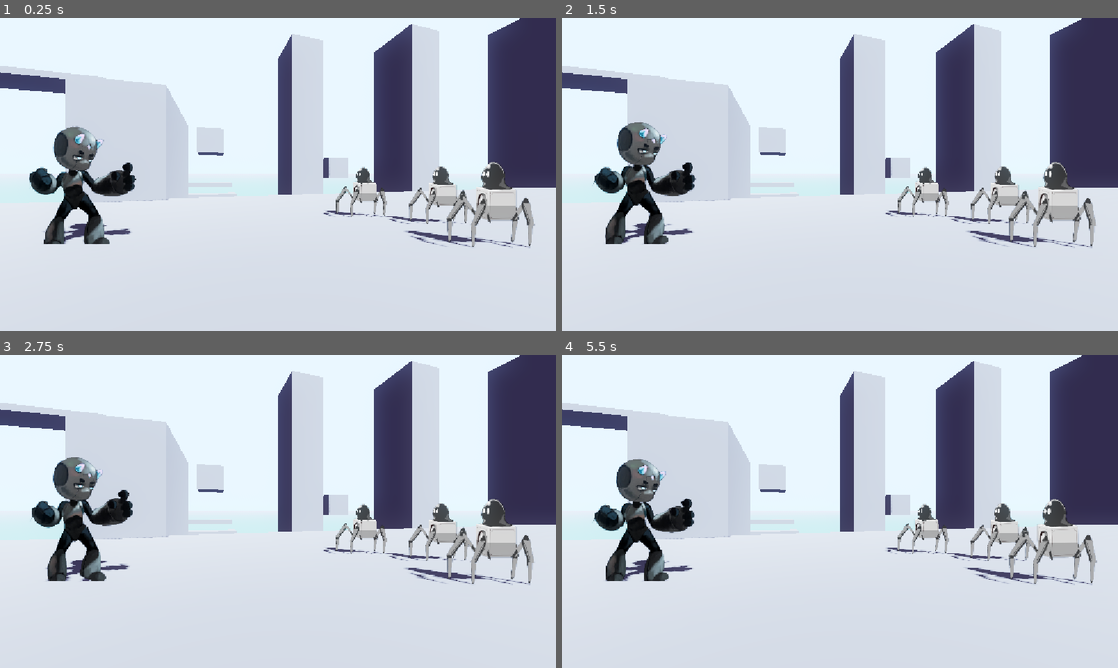
Above: before the commit, frames 1-4 (two rows, left to right).
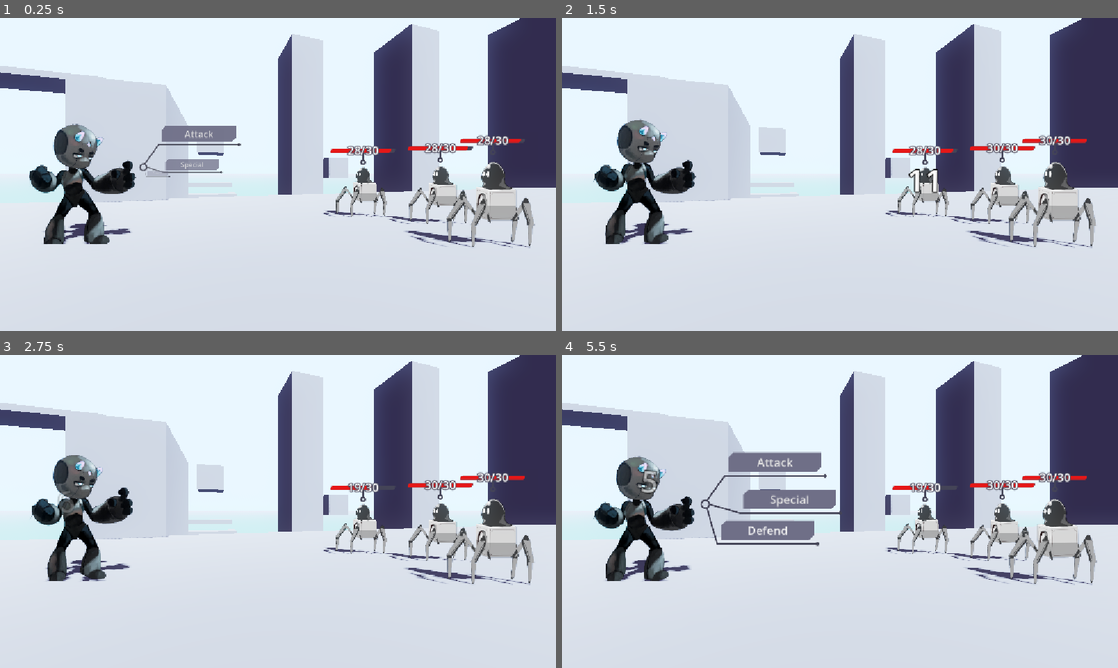
Above: after the commit, the same moments.

Repository: ProgrammerOnCoffee/operation-daemon
Game: Godot game, scene res://scenes/Test/node_2d.tscn
Two runs of this game, one before a commit and one after it. Both use one fixed random seed, a clock stepped at 60 frames per second and the inputs below. This scene is started directly instead of the project's main scene.
Inputs (mouse positions are in pixels of both pictures, inside the frame that each line leads up to):
- Up to frame 1 (0.25 s): no input
- Up to frame 2 (1.5 s): click (773, 124) at 0.5 s, where only the run after the commit has a clickable "Attack"; click (706, 168) at 1.25 s, where only the run after the commit has a clickable "Special"
- Up to frame 3 (2.75 s): tap Enter at 2 s; move the mouse to (400, 495) at 2.02 s; hold Right (ui_right) from 2.03 s (still down); click (400, 495) at 2.17 s
- Up to frame 4 (5.5 s): move the mouse to (728, 527) at 2.77 s; release Right (ui_right) at 2.78 s; hold Down (ui_down) 2.78-3.53 s; click (728, 527) at 2.92 s; move the mouse to (895, 442) at 3.52 s; hold Right (ui_right) 3.53-4.28 s; click (895, 442) at 3.67 s; move the mouse to (812, 574) at 4.27 s; hold Up (ui_up) 4.28-5 s; click (812, 574) at 4.42 s; click (767, 530) at 5 s, where only the run after the commit has a clickable "Defend"

The runs differ from the first frame. In frame 1, 3.3% of the frame differs, in the area x 5-94%, y 33-73%; in frame 2, 2.2%; in frame 3, 2.0%; in frame 4, 5.6%, in the area x 5-95%, y 30-73%.

Commit message:
Implement basic combat loop in 3d

Diff:
--- a/resources/game_theme.tres
+++ b/resources/game_theme.tres
@@ -1,7 +1,7 @@
 [gd_resource type="Theme" format=3 uid="uid://bftgnmhry3n7y"]
 
 [sub_resource type="StyleBoxFlat" id="StyleBoxFlat_ocbwa"]
-bg_color = Color(0.1, 0.1, 0.1, 1)
+bg_color = Color(0.26666668, 0.26666668, 0.34117648, 1)
 corner_radius_top_left = 6
 corner_radius_top_right = 1
 corner_radius_bottom_right = 6
@@ -23,6 +23,6 @@
 HealthBar/styles/background = SubResource("StyleBoxFlat_ocbwa")
 HealthBar/styles/fill = SubResource("StyleBoxFlat_ntlge")
 HealthLabel/base_type = &"Label"
-HealthLabel/colors/font_outline_color = Color(0.75, 0.07500002, 0.07500002, 1)
-HealthLabel/constants/outline_size = 4
+HealthLabel/colors/font_outline_color = Color(0.26666668, 0.26666668, 0.34117648, 1)
+HealthLabel/constants/outline_size = 8
 HealthLabel/font_sizes/font_size = 24
--- a/scenes/Test/Test_room.tscn
+++ b/scenes/Test/Test_room.tscn
@@ -1,8 +1,12 @@
 [gd_scene format=3 uid="uid://cwoivmv6qt0ax"]
 
 [ext_resource type="Script" uid="uid://conon11okuvcy" path="res://scripts/entity_3d.gd" id="1_tyyuc"]
+[ext_resource type="Script" uid="uid://rnsxwyparcb0" path="res://scripts/combat_handler.gd" id="1_wh42t"]
 [ext_resource type="PackedScene" uid="uid://bvgllgo3272t8" path="res://scenes/entities/player.tscn" id="2_wh42t"]
+[ext_resource type="Script" uid="uid://b0afr6lawd4cx" path="res://scripts/command_wheel.gd" id="3_7qh11"]
+[ext_resource type="Script" uid="uid://cr0wckmf4e5m8" path="res://scripts/damage_label.gd" id="3_t5lw4"]
 [ext_resource type="PackedScene" uid="uid://chww5uygi35ie" path="res://scenes/entities/slime_spider_bot.tscn" id="4_y836a"]
+[ext_resource type="Theme" uid="uid://bftgnmhry3n7y" path="res://resources/game_theme.tres" id="5_wjxyj"]
 
 [sub_resource type="ProceduralSkyMaterial" id="ProceduralSkyMaterial_domrg"]
 sky_top_color = Color(0.44382617, 0.6358568, 0.8604274, 1)
@@ -224,6 +228,52 @@
 transform = Transform3D(26.795294, 0, 0, 0, 0.73825824, 0, 0, 0, 5.5588636, -27.742786, 13.202923, -28.309715)
 mesh = SubResource("BoxMesh_tyyuc")
 
+[node name="CombatHandler" type="Node" parent="." unique_id=1550985276 node_paths=PackedStringArray("player", "enemies")]
+script = ExtResource("1_wh42t")
+player = NodePath("../Player/SubViewport/Player")
+enemies = [NodePath("../Spider/SubViewport/SlimeSpiderBot"), NodePath("../Spider2/SubViewport/SlimeSpiderBot"), NodePath("../Spider3/SubViewport/SlimeSpiderBot")]
+metadata/_custom_type_script = "uid://rnsxwyparcb0"
+
+[node name="CommandWheel" type="Control" parent="CombatHandler" unique_id=430142838 node_paths=PackedStringArray("player_3d")]
+visible = false
+layout_mode = 3
+anchors_preset = 0
+theme = ExtResource("5_wjxyj")
+script = ExtResource("3_7qh11")
+player_3d = NodePath("../../Player")
+
+[node name="Attack" type="Button" parent="CombatHandler/CommandWheel" unique_id=1946571118]
+custom_minimum_size = Vector2(192, 0)
+layout_mode = 0
+offset_right = 192.0
+offset_bottom = 40.0
+text = "Attack"
+
+[node name="Special" type="Button" parent="CombatHandler/CommandWheel" unique_id=1500932356]
+custom_minimum_size = Vector2(192, 0)
+layout_mode = 0
+offset_right = 192.0
+offset_bottom = 40.0
+text = "Special"
+
+[node name="Defend" type="Button" parent="CombatHandler/CommandWheel" unique_id=78613426]
+custom_minimum_size = Vector2(192, 0)
+layout_mode = 0
+offset_right = 192.0
+offset_bottom = 39.999985
+text = "Defend"
+
+[node name="DamageLabel" type="Label" parent="CombatHandler" unique_id=797703075]
+visible = false
+anchors_preset = -1
+grow_horizontal = 2
+grow_vertical = 2
+pivot_offset_ratio = Vector2(0.5, 0.5)
+theme = ExtResource("5_wjxyj")
+theme_type_variation = &"DamageLabel"
+text = "0"
+script = ExtResource("3_t5lw4")
+
 [node name="Player" type="Sprite3D" parent="." unique_id=882970403 node_paths=PackedStringArray("entity", "vp")]
 transform = Transform3D(1, 0, 0, 0, 1, 0, 0, 0, 1, -3.5, 1.425, 0.875)
 billboard = 2
@@ -238,10 +288,10 @@
 disable_3d = true
 transparent_bg = true
 gui_snap_controls_to_pixels = false
-size = Vector2i(256, 288)
+size = Vector2i(272, 296)
 
 [node name="Player" parent="Player/SubViewport" unique_id=1022515043 instance=ExtResource("2_wh42t")]
-position = Vector2(128, 256)
+position = Vector2(136, 256)
 
 [node name="Player_Skeleton" parent="Player/SubViewport/Player/Player Character/PlayerBonesetup/Bones" parent_id_path=PackedInt32Array(1022515043, 748111500, 1331271054, 2134600667) index="0" unique_id=272863499]
 modification_stack = SubResource("SkeletonModificationStack2D_0efr3")
@@ -336,10 +386,10 @@
 [node name="SubViewport" type="SubViewport" parent="Spider" unique_id=377793298]
 transparent_bg = true
 gui_snap_controls_to_pixels = false
-size = Vector2i(256, 208)
+size = Vector2i(192, 208)
 
 [node name="SlimeSpiderBot" parent="Spider/SubViewport" unique_id=198898790 instance=ExtResource("4_y836a")]
-position = Vector2(128, 176)
+position = Vector2(96, 176)
 
 [node name="Body" parent="Spider/SubViewport/SlimeSpiderBot/Slime Spider Bot/Enemy Bones/Bones/Skeleton2D" parent_id_path=PackedInt32Array(198898790, 1915969548, 986798588, 636062987) index="0" unique_id=910904063]
 rotation = -0.0016055432
@@ -431,10 +481,10 @@
 [node name="SubViewport" type="SubViewport" parent="Spider2" unique_id=1829644665]
 transparent_bg = true
 gui_snap_controls_to_pixels = false
-size = Vector2i(256, 208)
+size = Vector2i(192, 208)
 
 [node name="SlimeSpiderBot" parent="Spider2/SubViewport" unique_id=893354821 instance=ExtResource("4_y836a")]
-position = Vector2(128, 176)
+position = Vector2(96, 176)
 
 [node name="Body" parent="Spider2/SubViewport/SlimeSpiderBot/Slime Spider Bot/Enemy Bones/Bones/Skeleton2D" parent_id_path=PackedInt32Array(893354821, 1915969548, 986798588, 636062987) index="0" unique_id=910904063]
 rotation = -0.0016055432
@@ -526,10 +576,10 @@
 [node name="SubViewport" type="SubViewport" parent="Spider3" unique_id=745752037]
 transparent_bg = true
 gui_snap_controls_to_pixels = false
-size = Vector2i(256, 208)
+size = Vector2i(192, 208)
 
 [node name="SlimeSpiderBot" parent="Spider3/SubViewport" unique_id=2096279511 instance=ExtResource("4_y836a")]
-position = Vector2(128, 176)
+position = Vector2(96, 176)
 
 [node name="Body" parent="Spider3/SubViewport/SlimeSpiderBot/Slime Spider Bot/Enemy Bones/Bones/Skeleton2D" parent_id_path=PackedInt32Array(2096279511, 1915969548, 986798588, 636062987) index="0" unique_id=910904063]
 rotation = -0.0016055432
--- a/scenes/combat_demo.tscn
+++ b/scenes/combat_demo.tscn
@@ -4,7 +4,7 @@
 [ext_resource type="PackedScene" uid="uid://dqtmxptrfthr1" path="res://scenes/entities/enemy.tscn" id="3_soymf"]
 [ext_resource type="PackedScene" uid="uid://bvgllgo3272t8" path="res://scenes/entities/player.tscn" id="4_a5t83"]
 
-[node name="Fight" type="Node2D" unique_id=1096581988 node_paths=PackedStringArray("player", "enemies")]
+[node name="Fight" type="Node" unique_id=723345196 node_paths=PackedStringArray("player", "enemies")]
 script = ExtResource("1_viauy")
 player = NodePath("Player")
 enemies = [NodePath("Enemy")]
--- a/scenes/entities/entity.tscn
+++ b/scenes/entities/entity.tscn
@@ -1,8 +1,6 @@
 [gd_scene format=3 uid="uid://ca33qndo4tfav"]
 
 [ext_resource type="Script" uid="uid://5um7qwk6twtb" path="res://scripts/entity.gd" id="1_gr72c"]
-[ext_resource type="Theme" uid="uid://bftgnmhry3n7y" path="res://resources/game_theme.tres" id="2_gr72c"]
-[ext_resource type="Script" uid="uid://cr0wckmf4e5m8" path="res://scripts/damage_label.gd" id="3_m0cyi"]
 
 [sub_resource type="RectangleShape2D" id="RectangleShape2D_m0cyi"]
 size = Vector2(256, 256)
@@ -15,51 +13,3 @@
 [node name="CollisionShape2D" type="CollisionShape2D" parent="." unique_id=1326445450]
 position = Vector2(0, -128)
 shape = SubResource("RectangleShape2D_m0cyi")
-
-[node name="ColorRect" type="ColorRect" parent="." unique_id=1287979670]
-custom_minimum_size = Vector2(128, 192)
-anchors_preset = -1
-offset_bottom = -8.0
-grow_horizontal = 2
-grow_vertical = 0
-color = Color(0.1032, 0.6455734, 0.86, 1)
-
-[node name="UI" type="Control" parent="." unique_id=2004872059]
-layout_mode = 3
-anchors_preset = 0
-theme = ExtResource("2_gr72c")
-
-[node name="DamageLabel" type="Label" parent="UI" unique_id=1466181319]
-visible = false
-layout_mode = 1
-anchors_preset = -1
-offset_bottom = -320.0
-grow_horizontal = 2
-grow_vertical = 2
-pivot_offset_ratio = Vector2(0.5, 0.5)
-theme_type_variation = &"DamageLabel"
-text = "0"
-script = ExtResource("3_m0cyi")
-
-[node name="HealthBar" type="ProgressBar" parent="UI" unique_id=625707939]
-custom_minimum_size = Vector2(256, 8)
-layout_mode = 1
-anchors_preset = -1
-offset_top = 16.0
-grow_horizontal = 2
-theme_type_variation = &"HealthBar"
-step = 1.0
-show_percentage = false
-
-[node name="HealthLabel" type="Label" parent="UI/HealthBar" unique_id=886257596]
-layout_mode = 1
-anchors_preset = -1
-anchor_left = 0.5
-anchor_top = 0.5
-anchor_right = 0.5
-anchor_bottom = 0.5
-offset_bottom = -2.0
-grow_horizontal = 2
-grow_vertical = 2
-theme_type_variation = &"HealthLabel"
-text = "0/0"
--- a/scenes/entities/player.tscn
+++ b/scenes/entities/player.tscn
@@ -6,6 +6,7 @@
 
 [node name="Player" unique_id=1022515043 instance=ExtResource("1_wm45n")]
 script = ExtResource("2_u2pge")
+rect = Rect2i(-136, -256, 272, 296)
 
 [node name="Player Character" parent="." index="0" unique_id=748111500 instance=ExtResource("3_u2pge")]
 position = Vector2(-12, -129)
@@ -26,8 +27,8 @@
 rotation = -0.25980636
 
 [node name="Left ARm" parent="Player Character/PlayerBonesetup/Bones/Player_Skeleton/Belly/Upper Tors/Left" parent_id_path=PackedInt32Array(748111500, 1331271054, 1413055582) index="0" unique_id=408215454]
-rotation = -0.030172631
-scale = Vector2(0.99993354, 0.99993354)
+rotation = -0.0301726
+scale = Vector2(0.99993455, 0.99993455)
 
 [node name="Left ARm2" parent="Player Character/PlayerBonesetup/Bones/Player_Skeleton/Belly/Upper Tors/Left/Left ARm" index="0" unique_id=325912670]
 position = Vector2(82.16498, 0.078827605)
@@ -35,8 +36,8 @@
 scale = Vector2(0.9999825, 0.9999825)
 
 [node name="Right arm" parent="Player Character/PlayerBonesetup/Bones/Player_Skeleton/Belly/Upper Tors/Right" parent_id_path=PackedInt32Array(748111500, 1331271054, 55123572) index="0" unique_id=328132070]
-rotation = 0.129653
-scale = Vector2(0.9999133, 0.9999133)
+rotation = 0.12965325
+scale = Vector2(0.99991244, 0.99991244)
 
 [node name="Right arm2" parent="Player Character/PlayerBonesetup/Bones/Player_Skeleton/Belly/Upper Tors/Right/Right arm" index="0" unique_id=652996422]
 position = Vector2(-45.90567, 45.119385)
@@ -87,31 +88,11 @@
 position = Vector2(336, 257.99997)
 scale = Vector2(0.99999994, 0.99999994)
 
-[node name="CollisionShape2D" parent="." index="1" unique_id=1326445450]
+[node name="CommandWheelPoint" type="Marker2D" parent="." index="1" unique_id=1223905428]
+position = Vector2(96, -140)
+
+[node name="CollisionShape2D" parent="." index="2" unique_id=1326445450]
 visible = false
-
-[node name="ColorRect" parent="." index="2" unique_id=1287979670]
-visible = false
-anchors_preset = 0
-offset_right = 128.0
-offset_bottom = 192.0
-grow_horizontal = 1
-grow_vertical = 1
-
-[node name="Controls" type="VBoxContainer" parent="UI" parent_id_path=PackedInt32Array(2004872059) index="2" unique_id=1051088113]
-visible = false
-custom_minimum_size = Vector2(192, 0)
-layout_mode = 1
-anchors_preset = -1
-offset_left = 192.0
-offset_bottom = -256.0
-grow_vertical = 2
-
-[node name="Attack" type="Button" parent="UI/Controls" index="0" unique_id=1926650446]
-layout_mode = 2
-text = "Attack"
-
-[connection signal="pressed" from="UI/Controls/Attack" to="." method="attack"]
 
 [editable path="Player Character"]
 [editable path="Player Character/PlayerBonesetup"]
--- a/scenes/entities/slime_spider_bot.tscn
+++ b/scenes/entities/slime_spider_bot.tscn
@@ -7,7 +7,9 @@
 size = Vector2(256, 150)
 
 [node name="SlimeSpiderBot" unique_id=1022515043 instance=ExtResource("1_dke1x")]
-rect = Rect2i(-128, -176, 256, 208)
+rect = Rect2i(-96, -176, 192, 208)
+base_damage = 5
+max_health = 30
 
 [node name="Slime Spider Bot" parent="." index="0" unique_id=1915969548 instance=ExtResource("2_5cyl0")]
 position = Vector2(-107, -168)
@@ -16,6 +18,3 @@
 visible = false
 position = Vector2(0, -75)
 shape = SubResource("RectangleShape2D_dke1x")
-
-[node name="ColorRect" parent="." index="2" unique_id=1287979670]
-visible = false
--- /dev/null
+++ b/scenes/entity_health_bar.tscn
@@ -0,0 +1,37 @@
+[gd_scene format=3 uid="uid://besy0etfbntb0"]
+
+[ext_resource type="Script" uid="uid://x02lbqukklxf" path="res://scripts/entity_health_bar.gd" id="1_3vlfk"]
+[ext_resource type="Theme" uid="uid://bftgnmhry3n7y" path="res://resources/game_theme.tres" id="1_bu3di"]
+
+[node name="EntityHealthBar" type="Control" unique_id=1840347635]
+custom_minimum_size = Vector2(256, 0)
+layout_mode = 3
+anchors_preset = 0
+grow_horizontal = 2
+theme = ExtResource("1_bu3di")
+script = ExtResource("1_3vlfk")
+
+[node name="HealthBar" type="ProgressBar" parent="." unique_id=1717384646]
+custom_minimum_size = Vector2(0, 8)
+layout_mode = 1
+anchors_preset = -1
+anchor_right = 1.0
+offset_bottom = -16.0
+grow_horizontal = 2
+grow_vertical = 0
+theme_type_variation = &"HealthBar"
+step = 1.0
+show_percentage = false
+
+[node name="HealthLabel" type="Label" parent="HealthBar" unique_id=1227546710]
+layout_mode = 1
+anchors_preset = -1
+anchor_left = 0.5
+anchor_top = 0.5
+anchor_right = 0.5
+anchor_bottom = 0.5
+offset_bottom = -2.0
+grow_horizontal = 2
+grow_vertical = 2
+theme_type_variation = &"HealthLabel"
+text = "0/0"
--- a/scripts/combat_handler.gd
+++ b/scripts/combat_handler.gd
@@ -1,5 +1,5 @@
 class_name CombatHandler
-extends Node2D
+extends Node
 ## Handles the logic for each fight.
 ##
 ## Handles the logic for each fight.
@@ -9,22 +9,40 @@
 ## The [Array] of this fight's enemies.
 @export var enemies: Array[Enemy]
 
+@onready var cam := get_viewport().get_camera_3d()
+
 
 func _ready() -> void:
+	player.combat_handler = self
+	# Add a health bar above every enemy
+	const HEALTH_BAR := preload("res://scenes/entity_health_bar.tscn")
+	for enemy in enemies:
+		enemy.combat_handler = self
+		var bar := HEALTH_BAR.instantiate() as Control
+		bar.entity_3d = enemy.entity_3d
+		bar.entity_3d.entity.health_bar = bar
+		bar.custom_minimum_size.x = bar.entity_3d.entity.rect.size.x * 0.7
+		add_child(bar, false, INTERNAL_MODE_FRONT)
 	turn()
 
 
 ## Sequentially prompts all entities to take a turn.
 func turn() -> void:
-	player._take_turn()
-	await player.turn_ended
+	$CommandWheel.show_wheel()
+	match await $CommandWheel.command_pressed as String:
+		"Attack":
+			await $CommandWheel.hide_wheel()
+			await player.attack()
+		"Special":
+			pass
+		"Defend":
+			pass
 
 	var is_enemy_alive := false
 	for enemy in enemies:
 		if enemy.health:
 			is_enemy_alive = true
-			enemy._take_turn()
-			await enemy.turn_ended
+			await enemy._take_turn()
 
 	if not player.health:
 		# TODO Lose
--- /dev/null
+++ b/scripts/command_wheel.gd
@@ -0,0 +1,88 @@
+extends Control
+
+## Emitted when a command button has been pressed.
+## [param command] is the name of the pressed button.
+signal command_pressed(command: String)
+
+const RADIUS = 64
+
+## The player [Entity3D] to display this health bar above.
+@export var player_3d: Entity3D
+
+@onready var cam := get_viewport().get_camera_3d()
+
+
+func _ready() -> void:
+	update()
+	for child in get_children():
+		if child is Button:
+			child.pressed.connect(_on_command_pressed, CONNECT_APPEND_SOURCE_OBJECT)
+
+
+func _draw() -> void:
+	const COLOR = Color("#444457")
+	## The largest scale value of all child buttons.
+	var max_scale := minf(maxf(get_child(0).scale.x, get_child(-1).scale.x), 1.0)
+	draw_circle(Vector2.ZERO, 8 * max_scale, COLOR * max_scale, false, max_scale * 2, true)
+	for i in get_child_count():
+		var button := get_child(i) as Button
+		var button_scale := minf(button.scale.x, 1.0)
+		var points := PackedVector2Array([
+			Vector2.UP.rotated(PI / 8 + PI / 8 * 3 * i) * 8,
+			(button.position + Vector2(0, button.size.y) + Vector2(-8, 8)) * button_scale,
+			(button.position + button.size + Vector2(8, 8)) * button_scale,
+		])
+		draw_polyline(points, COLOR * button_scale, button_scale * 2, true)
+		draw_circle(points[-1], button_scale * 3, COLOR * max_scale, true, -1.0, true)
+
+
+## Reveals the buttons in the command wheel.
+func show_wheel() -> void:
+	var tween := create_tween().set_ease(Tween.EASE_OUT).set_trans(Tween.TRANS_CUBIC).set_parallel()
+	tween.tween_method(queue_redraw.unbind(1), 0, 0, 0.6 + get_child_count() * 0.1)
+	for i in get_child_count():
+		var b := get_child(i) as Button
+		if not b:
+			continue
+		b.position = (
+				Vector2.UP.rotated(PI / 6 + PI / 8 * 3 * i) * RADIUS * Vector2(1, 1.2)
+				- Vector2(0, b.size.y) + Vector2.RIGHT * 16)
+		b.pivot_offset = -b.position
+		b.scale = Vector2.ZERO
+		b.self_modulate.a = 0.0
+		tween.tween_property(b, ^":scale", Vector2.ONE, 0.6).set_delay(i * 0.1)
+		tween.tween_property(b, ^":self_modulate:a", 1.0, 0.4).set_delay(i * 0.1)
+		tween.tween_property(b, ^":mouse_filter", MOUSE_FILTER_STOP, 0.5).set_delay(i * 0.1)
+	show()
+
+
+## Hides the buttons in the command wheel.
+func hide_wheel() -> void:
+	var tween := create_tween().set_ease(Tween.EASE_OUT).set_trans(Tween.TRANS_CUBIC).set_parallel()
+	tween.tween_method(func(__: int) -> void: queue_redraw(), 0, 0, 0.6 + get_child_count() * 0.1)
+	for i in get_child_count():
+		var b := get_child(i) as Button
+		if not b:
+			continue
+		b.mouse_filter = MOUSE_FILTER_IGNORE
+		b.pivot_offset = -b.position
+		tween.tween_property(b, ^":scale", Vector2.ZERO, 0.6).set_delay(i * 0.1)
+		tween.tween_property(b, ^":self_modulate:a", 0.0, 0.4).set_delay(i * 0.1)
+	await tween.finished
+	hide()
+
+
+## Updates the position of the command wheel, moving it to the position of the
+## CommandWheelPoint node in [member player_3d].
+func update() -> void:
+	if cam and player_3d:
+		global_position = cam.unproject_position(
+				player_3d.project_point(
+						(player_3d.entity.get_node(^"CommandWheelPoint") as Node2D).position
+						- Vector2(player_3d.entity.rect.position)
+				)
+		)
+
+
+func _on_command_pressed(source: Button) -> void:
+	command_pressed.emit(source.name)
--- a/scripts/enemy.gd
+++ b/scripts/enemy.gd
@@ -6,10 +6,6 @@
 ## An enemy entity in a fight stage.
 
 
-func _ready() -> void:
-	super()
-
-
 func _take_turn() -> void:
 	combat_handler.player.take_damage(get_damage())
 	await get_tree().create_timer(0.7).timeout
--- a/scripts/entity.gd
+++ b/scripts/entity.gd
@@ -29,19 +29,29 @@
 	set(value):
 		value = clampi(value, 0, max_health)
 
-		# Update health bar and label
-		create_tween().set_ease(Tween.EASE_OUT).set_trans(Tween.TRANS_SINE).tween_method(func(h: int) -> void:
-			$UI/HealthBar.value = h
-			$UI/HealthBar/HealthLabel.text = "%d/%d" % [h, max_health]
-		, $UI/HealthBar.value, value, 0.3)
-		# TODO add flashing/scaling tween to label when health is <=~10%
+		if health_bar:
+			# Update health bar and label
+			create_tween().set_ease(Tween.EASE_OUT).set_trans(Tween.TRANS_SINE).tween_method(func(h: int) -> void:
+				health_bar.get_node(^"HealthBar").value = h
+				health_bar.get_node(^"HealthBar/HealthLabel").text = "%d/%d" % [h, max_health]
+			, health_bar.get_node(^"HealthBar").value, value, 0.3)
+			# TODO add flashing/scaling tween to label when health is <=~10%
 
 		health = value
 		if health == 0:
 			# Kill entity
 			pass
 
-@onready var combat_handler := get_parent() as CombatHandler
+## The [CombatHandler] node handling this [Entity]'s actions.
+var combat_handler: CombatHandler
+## The [Entity3D] displaying this [Entity].
+var entity_3d: Entity3D
+## This [Entity]'s health bar.
+var health_bar: Control:
+	set(value):
+		health_bar = value
+		health_bar.get_node(^"HealthBar").max_value = max_health
+		health = health
 
 
 func _draw() -> void:
@@ -53,8 +63,9 @@
 	if Engine.is_editor_hint():
 		return
 
-	$UI/HealthBar.max_value = max_health
 	# Run setter to update health bar and label
+	if health_bar:
+		health_bar = health_bar
 	health = health
 
 
@@ -74,11 +85,13 @@
 ## Makes this [Entity] take [param amount] damage.
 func take_damage(amount: int) -> void:
 	health -= amount
-	var label := $UI/DamageLabel.duplicate() as Label
+	var label := combat_handler.get_node(^"DamageLabel").duplicate() as Label
+	label.global_position = combat_handler.cam.unproject_position(
+			entity_3d.project_point(Vector2(rect.size) * Vector2(0.5, 0.25)))
 	label.text = String.num_int64(amount)
 	label.velocity = Vector2.UP.rotated(
 			randf_range(deg_to_rad(5), deg_to_rad(20))
 			* (+1 if randi_range(0, 1) else -1)
 	) * 256
 	label.show()
-	$UI.add_child(label, false, INTERNAL_MODE_BACK)
+	combat_handler.add_child(label, false, INTERNAL_MODE_FRONT)
--- a/scripts/entity_3d.gd
+++ b/scripts/entity_3d.gd
@@ -10,6 +10,7 @@
 @export var entity: Entity:
 	set(value):
 		entity = value
+		entity.entity_3d = self
 		if vp:
 			vp.size = entity.rect.size
 			if entity.is_inside_tree():
--- /dev/null
+++ b/scripts/entity_health_bar.gd
@@ -0,0 +1,32 @@
+extends Control
+## A health bar displayed above an [Entity] during a fight.
+##
+## A health bar displayed above an [Entity] during a fight.
+
+## The [Entity3D] to display this health bar above.
+@export var entity_3d: Entity3D
+
+@onready var cam := get_viewport().get_camera_3d()
+
+
+func _ready() -> void:
+	update()
+
+
+func _draw() -> void:
+	const COLOR = Color("#444457")
+	var points := PackedVector2Array([
+		Vector2(size.x / 2, 0),
+		Vector2(size.x / 2, -16),
+	])
+	draw_circle(points[0] + Vector2(0, 4), 4, COLOR, false, 2.0, true)
+	draw_polyline(points, COLOR, 2.0, true)
+	draw_circle(points[-1], 3, COLOR, true, -1.0, true)
+
+
+## Updates the position of the health bar, moving it above [member entity_3d].
+func update() -> void:
+	if cam and entity_3d:
+		global_position = cam.unproject_position(
+				entity_3d.project_point(Vector2(entity_3d.entity.rect.size.x / 2.0, 8))
+		) - size / 2
--- a/scripts/player.gd
+++ b/scripts/player.gd
@@ -5,32 +5,21 @@
 ##
 ## The player entity in a fight stage.
 
-## Emitted after the player has taken an action (attack, defend, etc.).
-signal action_taken(action: String)
-
-
-func _ready() -> void:
-	super()
-
-
-func _take_turn() -> void:
-	$UI/Controls.show()
-	await action_taken
-	turn_ended.emit()
-
 
 ## Attacks an [Enemy].
 func attack() -> void:
-	$UI/Controls.hide()
 	if combat_handler.enemies.size() > 1:
 		# TODO select which enemy to attack
-		pass
+		for enemy in combat_handler.enemies:
+			if enemy.health:
+				enemy.take_damage(get_damage())
+				break
 	else:
 		combat_handler.enemies[0].take_damage(get_damage())
 	await get_tree().create_timer(0.7).timeout
-	action_taken.emit("Attack")
 
 
 ## Defends from the next attack.
 func defend() -> void:
-	action_taken.emit("Defend")
+	# TODO
+	pass
Not shown, added: scripts/command_wheel.gd.uid
Not shown, added: scripts/entity_health_bar.gd.uid
